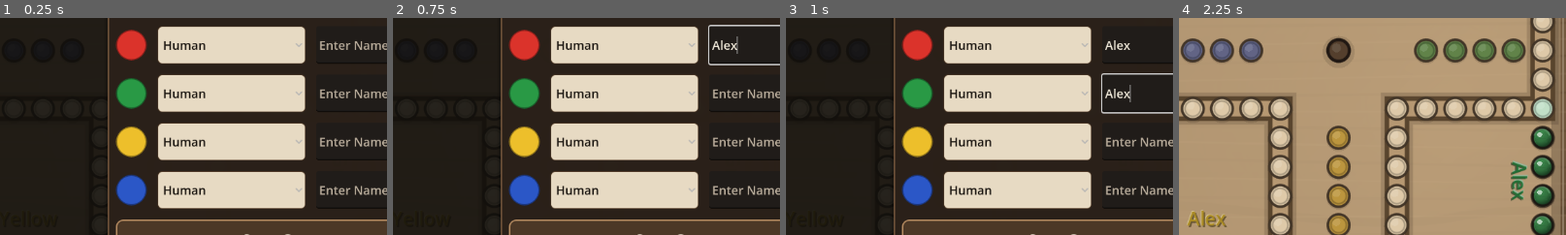
Above: before the commit, frames 1-4 (left to right).
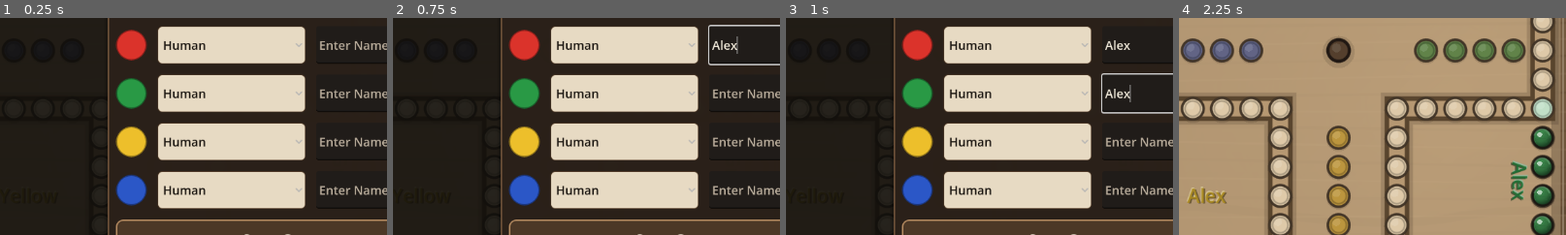
Above: after the commit, the same moments.

Repository: ItsTheMcCoy/wahoo-app
Game: Godot game, scene res://scenes/Main.tscn
Two runs of this game, one before a commit and one after it. Both use one fixed random seed, a clock stepped at 60 frames per second and the inputs below.
Inputs (mouse positions are % of the whole screen's width and height, from its top left):
- Up to frame 1 (0.25 s): no input
- Up to frame 2 (0.75 s): click (62, 49) at 0.52 s; type "Alex" at 0.6 s
- Up to frame 3 (1 s): click (62, 60) at 0.75 s; type "Alex" at 0.83 s; click (62, 71) at 0.98 s
- Up to frame 4 (2.25 s): type "Alex" at 1.07 s; click (62, 82) at 1.27 s; type "Alex" at 1.35 s; click "Start Game" at 2 s
The pictures show only the part of the screen within x 14-63%, y 43-92%; the shares and areas given below are measured in that part.

The runs differ from the first frame. In frame 4, 0.9% of the frame differs, in the area x 2-13%, y 77-97%.

Commit message:
Move yellow seat label inward

Diff:
--- a/godot/scripts/wahoo_board_view.gd
+++ b/godot/scripts/wahoo_board_view.gd
@@ -514,7 +514,7 @@
     offset_dirs[2] = Vector2(0.0, -1.0)
     var offset_units := 0.72
     if player == 2:
-        offset_units = SEAT_LABEL_OFFSET_UNITS
+        offset_units = 2.10
     return base_center + offset_dirs[player] * (_cell_size * offset_units)
 
 func _base_cluster_center(player: int) -> Vector2:
